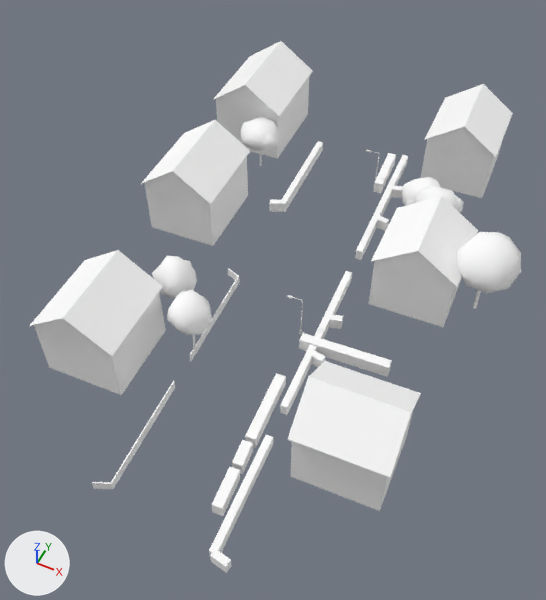
Renders of the glTF model cities/arlov-borggatan/pack/tiles/c2_2.glb from each side of a commit.
Both versions are drawn from a camera (50 mm lens) standing at (173.8, 91.3, 71.7) and looking at (147.5, 144.0, 5.9). The axes (+X, +Y, +Z) are drawn at lower left. The lights are the same throughout. The older version comes first. Where no turn or scale is listed for an object, it has been applied to the vertices. Vertices at exactly the same position are counted once.

In view in the first picture: 'SM_Building_w208664686', 'SM_Building_w208664693', 'SM_Building_w208664698', 'SM_Building_w208664707', 'SM_Building_w208664709', 'SM_Building_w208664722', 'SM_Street_Furniture_2_2', 'SM_Trees_2_2', 'SM_Wall_Hedge_2_2'.
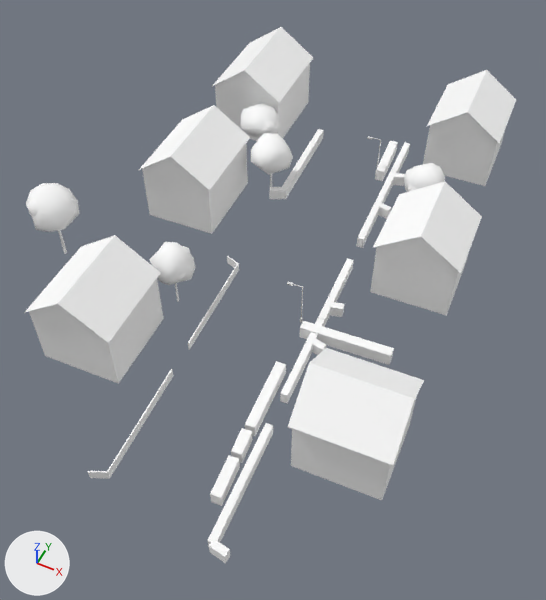
Changed parts and their boxes (x1, y1, x2, y2) in the pictures (546 x 600 px; the box of a moved part takes in the faces that stretch with it):
```json
{"object": "SM_Building_w208664686", "change": "moved", "before": [49, 113, 502, 511], "after": [45, 100, 506, 500]}
{"object": "SM_Building_w208664709", "change": "moved", "before": [29, 250, 165, 394], "after": [24, 235, 163, 382]}
{"object": "SM_Wall_Hedge_2_2", "change": "moved", "before": [209, 141, 408, 573], "after": [207, 129, 410, 563]}
{"object": "SM_Trees_2_2", "change": "reshaped, moved, rescaled", "before": [152, 117, 522, 348], "after": [26, 103, 445, 301], "on screen": "13% wider, 14% shorter"}
{"object": "SM_Building_w208664722", "change": "moved", "before": [141, 120, 250, 245], "after": [139, 105, 250, 233]}
{"object": "SM_Building_w208664693", "change": "moved", "before": [213, 41, 313, 157], "after": [212, 27, 313, 140]}
{"object": "SM_Building_w208664698", "change": "moved", "before": [369, 251, 462, 327], "after": [370, 191, 469, 315]}
{"object": "SM_Building_w208664707", "change": "moved", "before": [424, 84, 513, 157], "after": [427, 70, 516, 144]}
{"object": "SM_Street_Furniture_2_2", "change": "moved", "before": [287, 150, 379, 334], "after": [287, 136, 381, 323]}
{"part": 1, "of": "me_sm_trees_2_2", "change": "moved or reshaped", "after": [58, 230, 67, 254], "on screen": "not visible before"}
{"part": 2, "of": "me_sm_trees_2_2", "change": "moved or reshaped", "before": [241, 117, 279, 151], "after": [241, 103, 279, 138]}
{"part": 3, "of": "me_sm_trees_2_2", "change": "moved or reshaped", "before": [259, 135, 275, 148], "after": [260, 121, 276, 134]}
{"part": 4, "of": "me_sm_trees_2_2", "change": "moved or reshaped", "before": [152, 256, 197, 298], "after": [149, 242, 195, 285]}
{"part": 5, "of": "me_sm_trees_2_2", "change": "moved or reshaped", "before": [179, 288, 186, 293], "after": [177, 274, 185, 280], "on screen": "mostly hidden"}
{"part": 6, "of": "me_sm_trees_2_2", "change": "deleted", "before": [167, 177, 522, 335]}
{"part": 7, "of": "me_sm_trees_2_2", "change": "added", "after": [26, 183, 80, 232]}
{"part": 8, "of": "me_sm_trees_2_2", "change": "added", "after": [251, 133, 293, 175]}
{"part": 9, "of": "me_sm_trees_2_2", "change": "added", "after": [404, 163, 445, 192]}
```

The change, as JSON lines over the scene's bpy script:
```json
{"block": "me_sm_trees_2_2", "where": "# used by ob_sm_trees_2_2; location = (151.7, 150.9, 9.7); scale = (20.7, 20.7, 20.7)"}
{"op": "remove", "block": "me_sm_trees_2_2", "code": "me_sm_trees_2_2.from_pydata(...)  # 828 vertices, 1512 faces; spans x -1.0..1.0, y -0.9..0.9, z -0.26..0.26"}
{"op": "add", "block": "me_sm_trees_2_2", "code": "me_sm_trees_2_2.from_pydata(...)  # 690 vertices, 1260 faces; spans x -1.0..1.0, y -0.82..0.82, z -0.25..0.25"}
{"block": "me_sm_trees_2_2", "change": "me_sm_trees_2_2 part 1: the loose piece of 12 vertices spanning x 0.41..0.42, y 0.55..0.56, z -0.25..-0.07 is moved by (-1.29, -1.22, 0.03)"}
{"block": "me_sm_trees_2_2", "change": "me_sm_trees_2_2 part 2: the loose piece of 42 vertices spanning x -1.0..-0.72, y 0.66..0.9, z -0.09..0.1 is moved by (0.58, -0.08, 0.01)"}
{"block": "me_sm_trees_2_2", "change": "me_sm_trees_2_2 part 3: the loose piece of 42 vertices spanning x -0.88..-0.73, y 0.66..0.82, z -0.05..0.07 is moved by (0.58, -0.08, 0.01)"}
{"block": "me_sm_trees_2_2", "change": "me_sm_trees_2_2 part 4: the loose piece of 42 vertices spanning x -0.77..-0.54, y -0.72..-0.49, z -0.06..0.17 is moved by (0.58, -0.08, 0.01)"}
{"block": "me_sm_trees_2_2", "change": "me_sm_trees_2_2 part 5: the loose piece of 42 vertices spanning x -0.68..-0.56, y -0.7..-0.6, z 0.0..0.08 is moved by (0.58, -0.09, 0.01)"}
{"block": "me_sm_trees_2_2", "change": "me_sm_trees_2_2 part 6: 13 loose pieces with 516 vertices, spanning x -0.57..1.0, y -0.9..0.77, z -0.26..0.26, are deleted"}
{"block": "me_sm_trees_2_2", "change": "me_sm_trees_2_2 part 7: 126 vertices added at x -1.0..-0.73, y -0.82..-0.53, z -0.04..0.25"}
{"block": "me_sm_trees_2_2", "change": "me_sm_trees_2_2 part 8: 126 vertices added at x -0.19..0.07, y 0.27..0.55, z -0.08..0.14"}
{"block": "me_sm_trees_2_2", "change": "me_sm_trees_2_2 part 9: 126 vertices added at x 0.75..1.0, y 0.44..0.69, z -0.09..0.14"}
{"block": "me_sm_trees_2_2", "change": "other edits to the shape of me_sm_trees_2_2 do not show in these pictures"}
{"op": "set", "path": "ob_sm_building_w208664686.location", "old": "(146.9, 149.8, 9.5)", "new": "(146.9, 149.8, 11.6)"}
{"op": "set", "path": "ob_sm_building_w208664693.location", "old": "(130.3, 175.4, 9.9)", "new": "(130.3, 175.4, 12.1)"}
{"op": "set", "path": "ob_sm_building_w208664698.location", "old": "(161.6, 154.8, 9.6)", "new": "(161.6, 154.8, 11.7)"}
{"op": "set", "path": "ob_sm_building_w208664707.location", "old": "(159.3, 179.1, 13.2)", "new": "(159.3, 179.1, 15.3)"}
{"op": "set", "path": "ob_sm_building_w208664709.location", "old": "(133.6, 130.4, 9.8)", "new": "(133.6, 130.4, 11.9)"}
{"op": "set", "path": "ob_sm_building_w208664722.location", "old": "(131.2, 155.2, 9.8)", "new": "(131.2, 155.2, 11.9)"}
{"op": "set", "path": "ob_sm_street_furniture_2_2.location", "old": "(150.3, 155.8, 7.4)", "new": "(150.3, 155.8, 9.5)"}
{"op": "set", "path": "ob_sm_trees_2_2.location", "old": "(151.7, 150.9, 9.7)", "new": "(139.8, 152.7, 11.7)"}
{"op": "set", "path": "ob_sm_trees_2_2.scale", "old": "(20.7, 20.7, 20.7)", "new": "(20.6, 20.6, 20.6)"}
{"op": "set", "path": "ob_sm_wall_hedge_2_2.location", "old": "(151.1, 145.3, 5.1)", "new": "(151.1, 145.3, 7.2)"}
```
